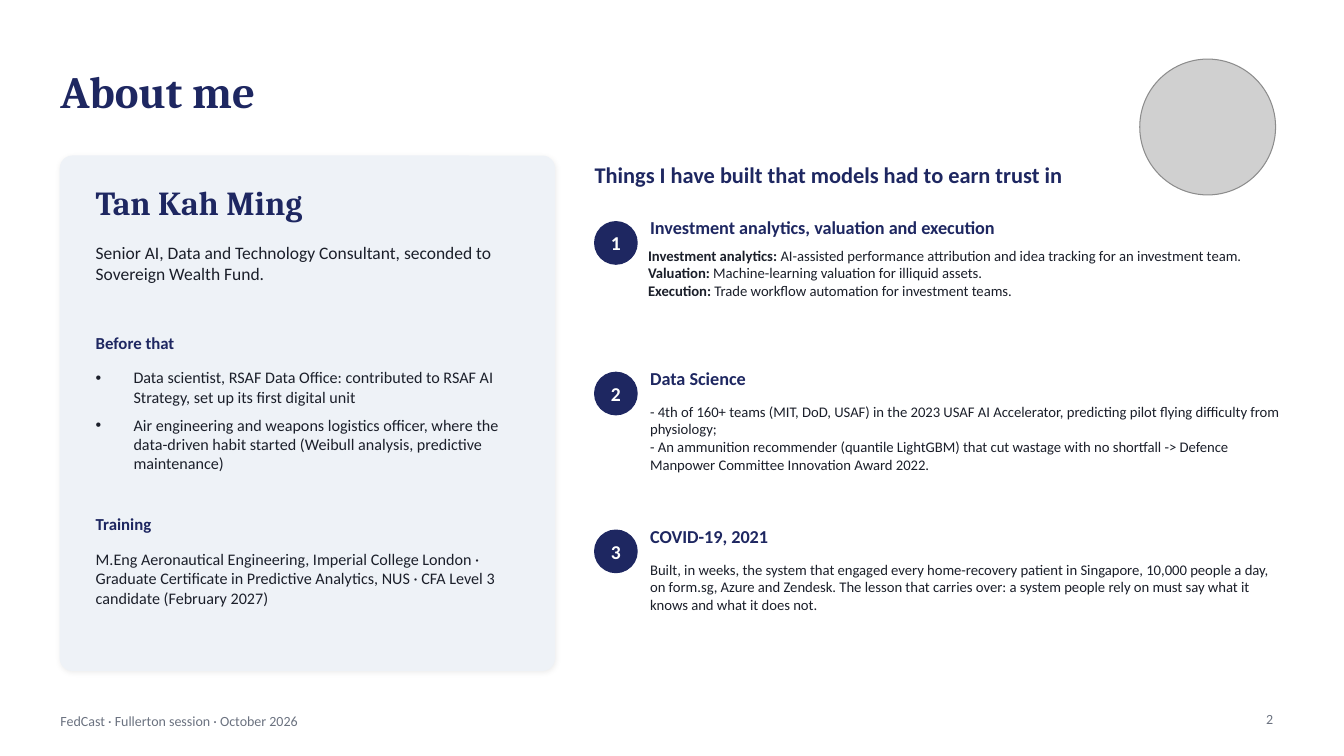
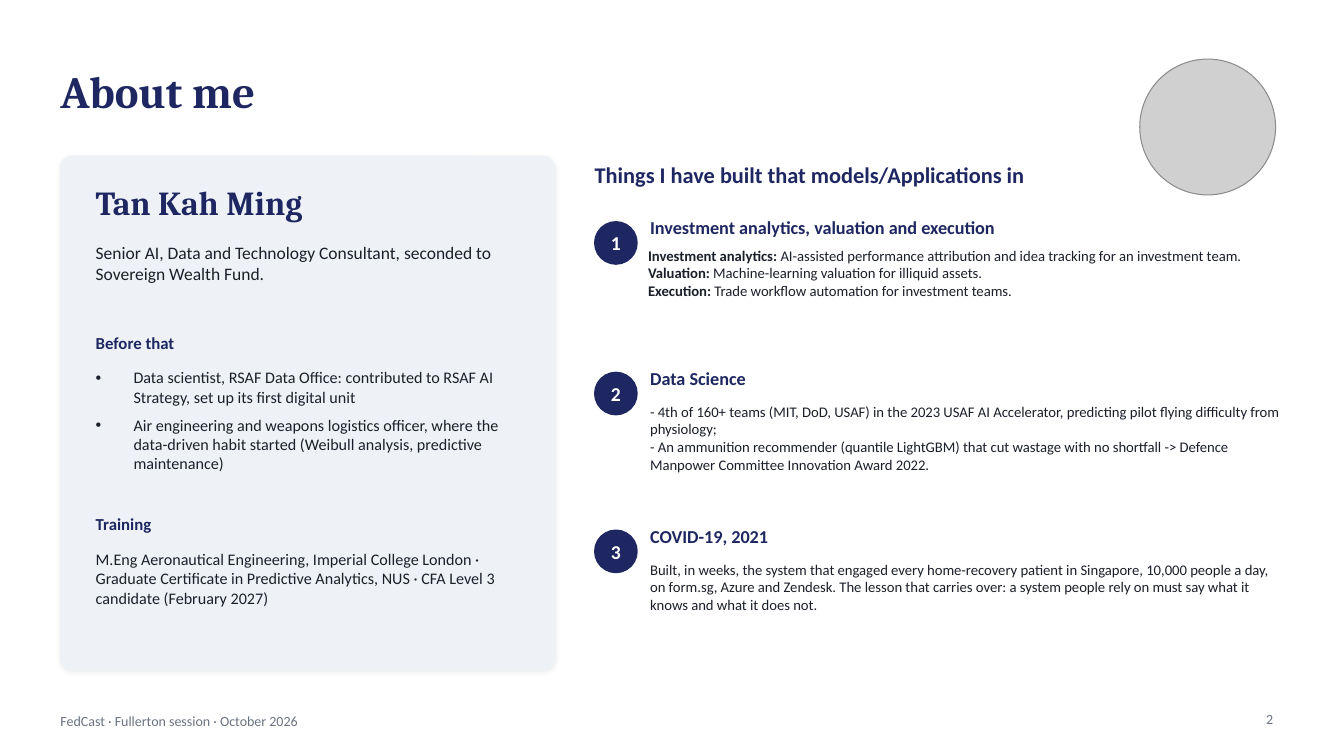
Before and after one commit to kmt112/fed-forecast, a slide deck: slide 2 of docs/FedCast_Fullerton.pptx. Drawn at 1344x756 pixels with LibreOffice and Linux fonts; fonts in the diff are those of the drawing; grey boxes stand for pictures. Boxes give left, top, right and bottom in pixels: in the first picture for what was removed or moved away, otherwise in the second. Text is boxed around its words. In the diff, an @@ line names an element or a change of style, - is before the commit and + after.

```diff
--- a/docs/FedCast_Fullerton.pptx
+++ b/docs/FedCast_Fullerton.pptx
@@ text at box(595, 167, 1024, 187): text changed @@
-Things I have built that models had to earn trust in
+Things I have built that models/Applications in
```
Also in this commit, not shown: 4 other slides changed, 2 other files.
